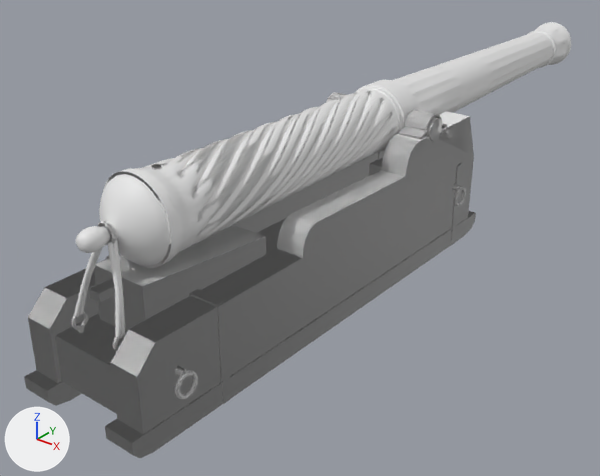
Two versions of the FBX model AssetSources/export/galleass_culverin.fbx, one commit apart.
Before and after are seen from a 50 mm camera at (2.42, -3.75, 2.2) aimed at (-0.26, -0.4, 0.12). The lights are fixed; the arrows at lower left show +X, +Y and +Z. The picture after the commit comes second. Objects named as collision shapes, trigger or cutter boxes, shadow casters or lower levels of detail are left out. Vertices at exactly the same position are counted once.

In view in the first picture: 'galleass_culverin', 'galleass_culverin_lod1'.
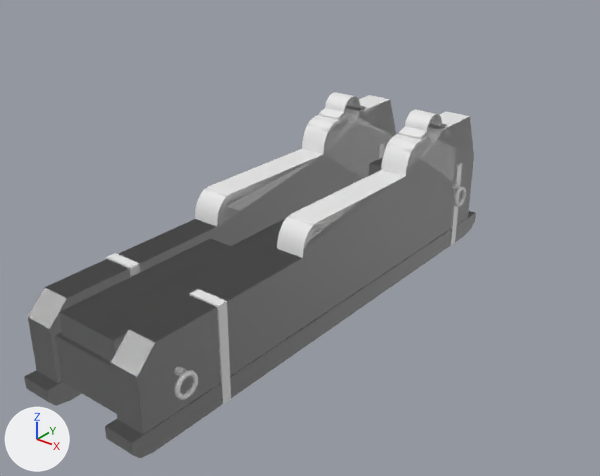
Boxes [x1, y1, x2, y2] around the edits, measured in the pictures (600 x 476 px):
'galleass_culverin', reshaped (17% narrower, 16% shorter): before [24, 22, 571, 458]; after [24, 92, 476, 458]
'galleass_culverin_lod1', reshaped (16% narrower, 16% shorter): before [34, 22, 571, 458]; after [24, 92, 475, 458]
part 1 of me_galleass_culverin_lod1_001, deleted: before [74, 22, 571, 316]
part 2 of me_galleass_culverin_lod1_001, cut back: before [72, 170, 403, 399]; after [175, 156, 403, 400]
part 3 of me_galleass_culverin_lod1_001, cut back: before [329, 95, 474, 216]; after [303, 92, 474, 217]
part 4 of me_galleass_culverin, added: after [59, 238, 261, 361]
part 5 of me_galleass_culverin, deleted: before [76, 22, 571, 332]
part 6 of me_galleass_culverin, cut back: before [73, 240, 125, 340]

Patch to the scene script:
```diff
--- a/AssetSources/export/galleass_culverin.fbx.py
+++ b/AssetSources/export/galleass_culverin.fbx.py
@@ me_galleass_culverin @@
 # used by ob_galleass_culverin; location = (0.0, 0.0, 0.0)
-me_galleass_culverin.from_pydata(...)  # 17563 vertices, 17448 faces; spans x -0.4..0.4, y -2.18..2.27, z 0.0..1.01
+me_galleass_culverin.from_pydata(...)  # 1258 vertices, 1140 faces; spans x -0.4..0.4, y -2.18..0.57, z 0.0..0.87
+# me_galleass_culverin part 4: a new loose piece, a box spanning x -0.17..0.17, y -2.08..-1.2, z 0.34..0.45, in mat_galleass_trim (white #e7e7e7)
+# me_galleass_culverin part 5: 8 loose pieces with 16097 vertices, spanning x -0.34..0.34, y -2.06..2.27, z 0.34..1.01, are deleted
+# me_galleass_culverin part 6
+# 216 vertices are removed from x -0.14..0.14, y -2.04..-1.91, z 0.42..0.78
+# 252 faces are deleted
+# 11 vertices move within x -0.14..0.14, y -2.03..-2.0, z 0.42..0.43
+# 52 new faces join them, mat_galleass_iron (white #e7e7e7)
 me_galleass_culverin.materials.append(mat_galleass_trim)
-me_galleass_culverin.materials.append(mat_galleass_gun_bronze)  # white #e7e7e7
 me_galleass_culverin.materials.append(mat_galleass_iron)
-me_galleass_culverin.materials.append(mat_galleass_rope)  # white #e7e7e7
-me_galleass_culverin.materials.append(mat_galleass_dark)  # white #e7e7e7
@@ me_galleass_culverin_lod1_001 @@
 # used by ob_galleass_culverin_lod1; location = (0.0, 0.0, 0.0)
-me_galleass_culverin_lod1_001.from_pydata(...)  # 7116 vertices, 13985 faces; spans x -0.4..0.4, y -2.18..2.27, z 0.0..1.01
+me_galleass_culverin_lod1_001.from_pydata(...)  # 535 vertices, 962 faces; spans x -0.4..0.4, y -2.18..0.57, z 0.0..0.87
+# me_galleass_culverin_lod1_001 part 1: 10 loose pieces with 5824 vertices, spanning x -0.34..0.34, y -2.06..2.27, z 0.34..1.01, are deleted
+# me_galleass_culverin_lod1_001 part 2: 26 vertices moved within x -0.4..0.4, y -2.15..-1.89, z 0.01..0.42; 561 vertices removed from x -0.4..0.4, y -2.08..-1.03, z 0.0..0.78; 78 vertices added at x -0.4..0.4, y -2.06..-1.05, z 0.19..0.62
+# me_galleass_culverin_lod1_001 part 3: 14 vertices moved within x -0.39..0.39, y -0.08..0.3, z 0.29..0.82; 389 vertices removed from x -0.4..0.4, y -0.28..0.33, z 0.0..0.87; 107 vertices added at x -0.4..0.4, y -0.27..0.32, z 0.27..0.87
+# other edits to the shape of me_galleass_culverin_lod1_001 do not show in these pictures
 me_galleass_culverin_lod1_001.materials.append(mat_galleass_trim)
-me_galleass_culverin_lod1_001.materials.append(mat_galleass_gun_bronze)  # white #e7e7e7
 me_galleass_culverin_lod1_001.materials.append(mat_galleass_iron)
-me_galleass_culverin_lod1_001.materials.append(mat_galleass_rope)  # white #e7e7e7
-me_galleass_culverin_lod1_001.materials.append(mat_galleass_dark)  # white #e7e7e7
```
